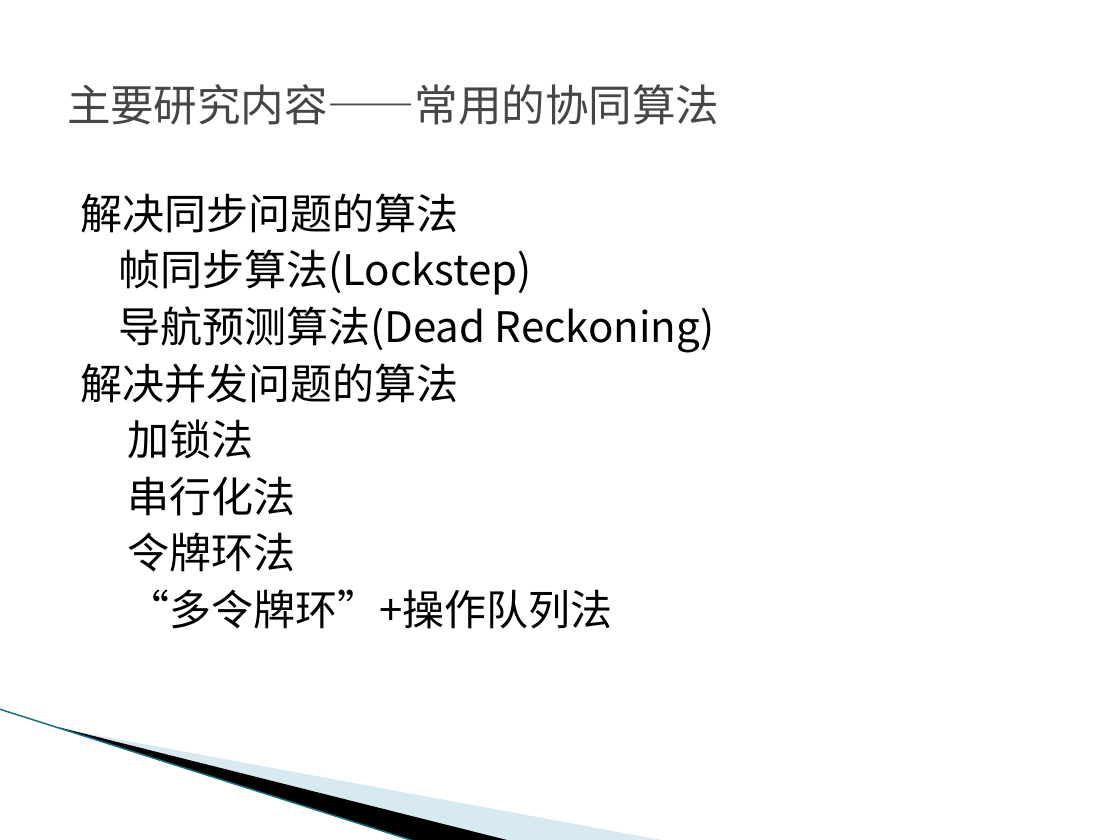
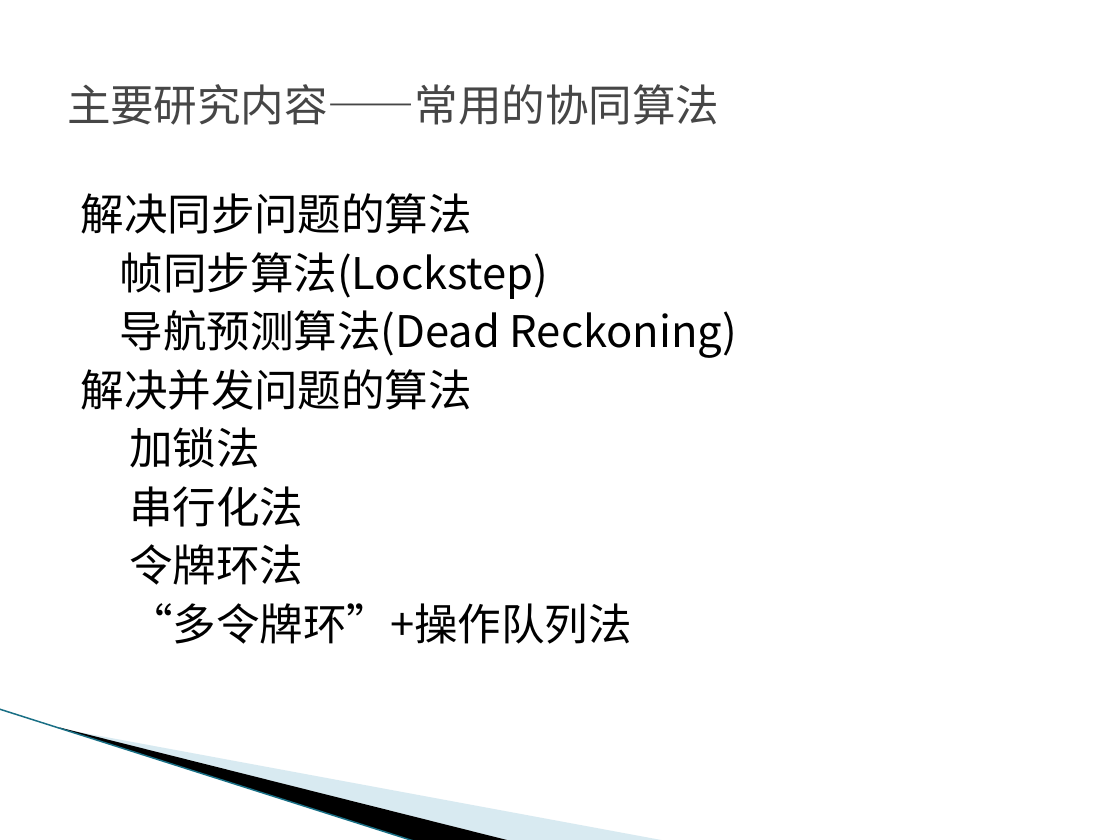
Before and after one commit to zxy15914507674/bishe, a slide deck: slide 6 of 张祥裕答辩PPT.pptx. Drawn at 1120x840 pixels with LibreOffice and Linux fonts; fonts in the diff are those of the drawing; background and template pictures are left out. Boxes give left, top, right and bottom in pixels: in the first picture for what was removed or moved away, otherwise in the second. Text is boxed around its words. In the diff, an @@ line names an element or a change of style, - is before the commit and + after.

```diff
--- a/张祥裕答辩PPT.pptx
+++ b/张祥裕答辩PPT.pptx
@@ text "解决同步问题的算法" at <box>81,193,737,644</box>: size 27 to 28 pt @@
```
Also in this commit, not shown: 1 other slide changed, 4 slides added.
